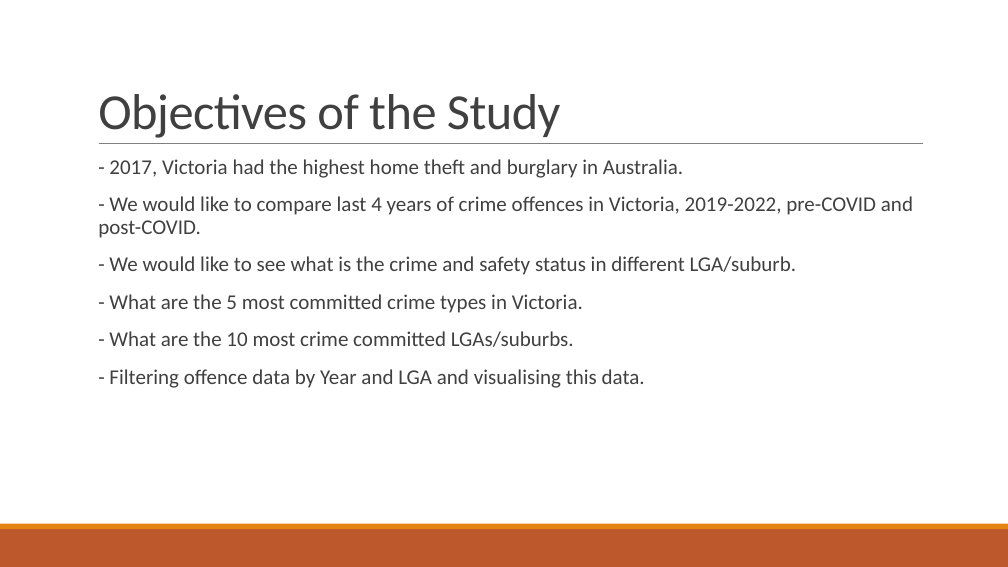
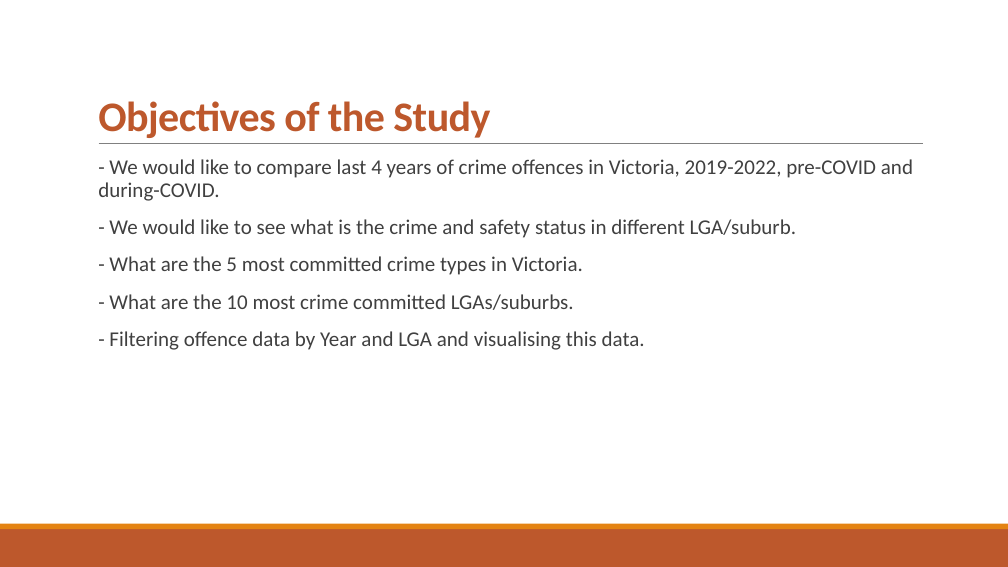
Before and after one commit to PhuongTieuOp/project3, a slide deck: slide 2 of Victoria Crime Data Visualization3.pptx. Drawn at 1008x567 pixels with LibreOffice and Linux fonts; fonts in the diff are those of the drawing. Boxes give left, top, right and bottom in pixels: in the first picture for what was removed or moved away, otherwise in the second. Text is boxed around its words. In the diff, an @@ line names an element or a change of style, - is before the commit and + after.

```diff
--- a/Victoria Crime Data Visualization3.pptx
+++ b/Victoria Crime Data Visualization3.pptx
@@ title "Objectives of the Study" at (98, 101, 490, 138): size 48 to 40 pt, text colour #404040 to #BD582C, bold on @@
@@ text at (98, 159, 913, 201): text changed @@
-  - 2017, Victoria had the highest home theft and burglary in Australia.
-  - We would like to compare last 4 years of crime offences in Victoria, 2019-2022, pre-COVID and post-COVID.
+  - We would like to compare last 4 years of crime offences in Victoria, 2019-2022, pre-COVID and during-COVID.
```
Also in this commit, not shown: 5 other slides changed, 4 slides added, 1 slide removed.
